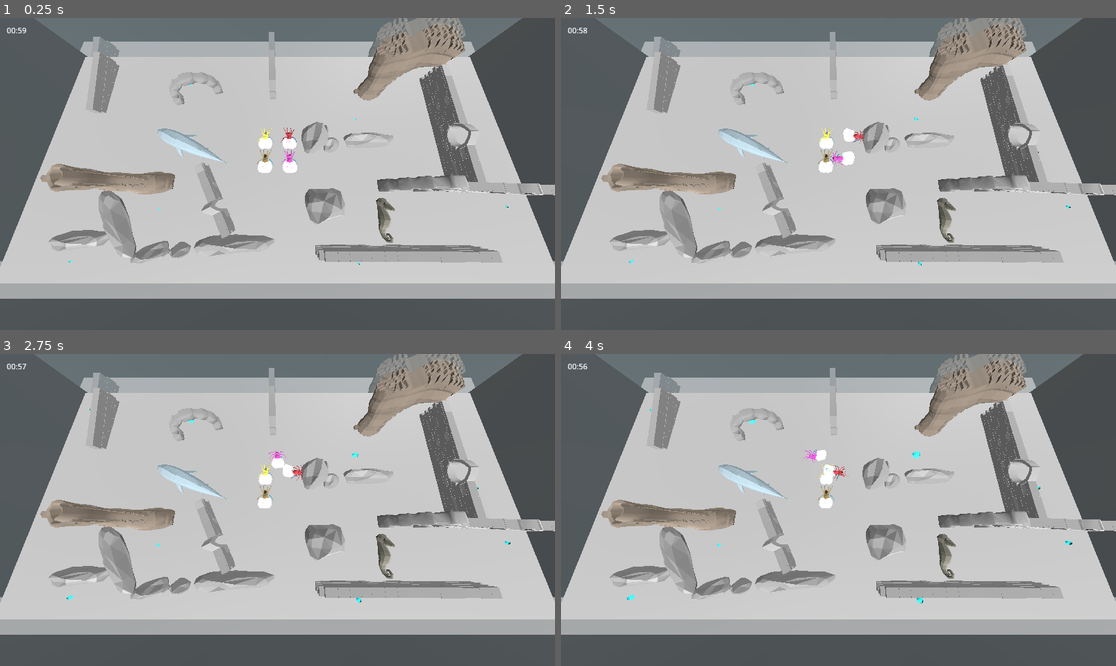
Above: before the commit, frames 1-4 (two rows, left to right).
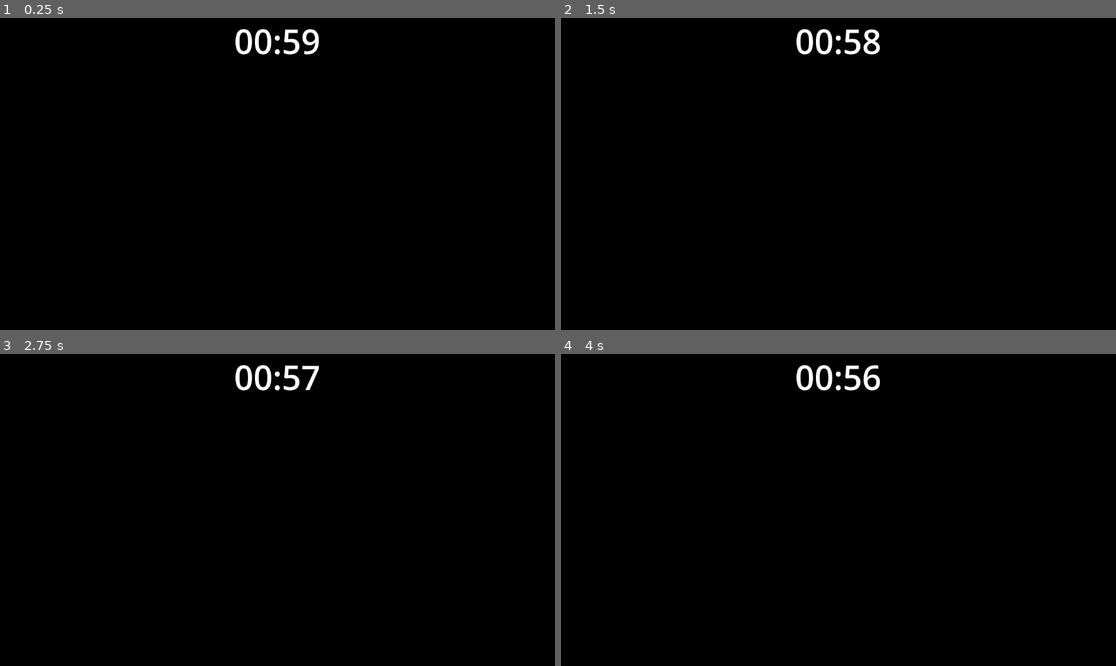
Above: after the commit, the same moments.

Repository: justfordoener/ggj_2025
Game: Godot game, scene res://scenes/level_test.tscn
The game is run twice, just before and just after one commit, with the same random seed, the same clock (stepped at 60 frames per second) and the same inputs.
Inputs (mouse positions are in pixels of both pictures, inside the frame that each line leads up to):
- Up to frame 1 (0.25 s): no input
- Up to frame 2 (1.5 s): tap Enter (ui_accept) at 0.5, 0.77 s; move the mouse to (960, 158) at 0.52 s; hold D (move_right) 0.53-1.25 s; hold F 0.53-1.25 s; click (960, 158) at 0.67 s; drag from (727, 189) to (810, 236) at 1.27 s
- Up to frame 3 (2.75 s): tap Enter (ui_accept) at 2 s; move the mouse to (333, 441) at 2.02 s; hold D (move_right) from 2.03 s (still down); hold T from 2.03 s (still down)
- Up to frame 4 (4 s): release D (move_right) at 2.75 s; release T at 2.75 s; drag from (810, 572) to (672, 463) at 2.77 s; move the mouse to (1005, 556) at 3.52 s; hold A (move_left) from 3.53 s (still down); hold F from 3.53 s (still down); tap Enter (ui_accept) at 3.77 s

The runs differ from the first frame. In frame 1, 100% of the frame differs, in the area x 0-100%, y 0-100%; in frame 2, 100%; in frame 3, 100%; in frame 4, 100%.

Commit message:
small changes

Diff:
--- a/scenes/bubble.tscn
+++ b/scenes/bubble.tscn
@@ -7,7 +7,7 @@
 [sub_resource type="StandardMaterial3D" id="StandardMaterial3D_2mab6"]
 transparency = 1
 cull_mode = 2
-albedo_color = Color(0.180392, 1, 1, 1)
+albedo_color = Color(0, 0.588235, 0.588235, 0.792157)
 
 [sub_resource type="SphereShape3D" id="SphereShape3D_o55fl"]
 
--- a/scenes/level_test.tscn
+++ b/scenes/level_test.tscn
@@ -1,12 +1,13 @@
-[gd_scene load_steps=19 format=3 uid="uid://di84clpo2d0hf"]
+[gd_scene load_steps=20 format=3 uid="uid://di84clpo2d0hf"]
 
-[ext_resource type="PackedScene" path="res://scenes/game_ui.tscn" id="1_gln4i"]
-[ext_resource type="PackedScene" path="res://scenes/spider_1.tscn" id="2_cnn5f"]
-[ext_resource type="PackedScene" path="res://scenes/spider_2.tscn" id="3_0s65w"]
-[ext_resource type="PackedScene" path="res://scenes/spider_3.tscn" id="4_m6k3c"]
-[ext_resource type="PackedScene" path="res://scenes/spider_4.tscn" id="5_aehma"]
+[ext_resource type="PackedScene" uid="uid://bt1b8o28tedqq" path="res://scenes/shader_overlay.tscn" id="1_3fdwy"]
+[ext_resource type="PackedScene" uid="uid://b7n08dp5grtyk" path="res://scenes/game_ui.tscn" id="1_gln4i"]
+[ext_resource type="PackedScene" uid="uid://yxkck8m3usps" path="res://scenes/spider_1.tscn" id="2_cnn5f"]
+[ext_resource type="PackedScene" uid="uid://co4s3n8sk0r7a" path="res://scenes/spider_2.tscn" id="3_0s65w"]
+[ext_resource type="PackedScene" uid="uid://iey3ayvuv7r" path="res://scenes/spider_3.tscn" id="4_m6k3c"]
+[ext_resource type="PackedScene" uid="uid://csrdby87501h7" path="res://scenes/spider_4.tscn" id="5_aehma"]
 [ext_resource type="PackedScene" uid="uid://iw5qqw6a0y7v" path="res://scenes/obstacles/obstacle_stone1.tscn" id="6_g6ow1"]
-[ext_resource type="PackedScene" path="res://scenes/timer.tscn" id="6_o1v6f"]
+[ext_resource type="PackedScene" uid="uid://oge4drkjke1h" path="res://scenes/timer.tscn" id="6_o1v6f"]
 [ext_resource type="PackedScene" uid="uid://sdmlr3kuybxu" path="res://scenes/obstacles/obstacle.tscn" id="7_d4kxs"]
 [ext_resource type="PackedScene" uid="uid://ot2g83xcslup" path="res://scenes/obstacles/obstacle_shoe.tscn" id="7_n5dtx"]
 [ext_resource type="PackedScene" uid="uid://ceipxs5377pau" path="res://scenes/spawner.tscn" id="8_aprab"]
@@ -21,6 +22,8 @@
 [sub_resource type="PlaneMesh" id="PlaneMesh_b2i4f"]
 
 [node name="level_test" type="Node3D"]
+
+[node name="ShaderOverlay" parent="." instance=ExtResource("1_3fdwy")]
 
 [node name="Game UI" parent="." instance=ExtResource("1_gln4i")]
 
--- a/scenes/shader_overlay.tscn
+++ b/scenes/shader_overlay.tscn
@@ -16,8 +16,8 @@
 
 [sub_resource type="ShaderMaterial" id="ShaderMaterial_3i5j3"]
 shader = ExtResource("1_n0mbw")
-shader_parameter/color = Color(0.676459, 0.828294, 0.974448, 1)
-shader_parameter/speed = Vector2(0.03, 0.07)
+shader_parameter/color = Color(0.67451, 0.827451, 0.972549, 0.392157)
+shader_parameter/speed = Vector2(0.02, 0.02)
 shader_parameter/strength = 2.0
 shader_parameter/fast_noise = SubResource("NoiseTexture2D_ba3j5")
 
@@ -37,4 +37,3 @@
 anchor_bottom = 1.0
 grow_horizontal = 2
 grow_vertical = 2
-color = Color(0.78806, 0.000500175, 0.791204, 1)
--- a/scenes/spider_4.tscn
+++ b/scenes/spider_4.tscn
@@ -76,31 +76,13 @@
 surface_material_override/0 = SubResource("StandardMaterial3D_vlt1x")
 
 [node name="Skeleton3D" parent="Ctrl_Global" index="0"]
-bones/2/rotation = Quaternion(0.0943864, 0.995536, -6.0959e-17, -5.7795e-18)
 bones/3/rotation = Quaternion(-3.33705e-28, -3.31778e-27, -0.0943864, 0.995536)
-bones/5/position = Vector3(-0.0792796, 0.0151693, -9.86076e-34)
-bones/5/rotation = Quaternion(-0.0118407, 0.99993, 7.25034e-19, 6.1228e-17)
-bones/7/rotation = Quaternion(0.8583, 0.385844, 0.0704354, -0.330885)
 bones/8/rotation = Quaternion(0.669955, 0.567102, -0.0336214, 0.477937)
-bones/10/rotation = Quaternion(-0.385844, 0.8583, -0.330885, -0.0704354)
 bones/11/rotation = Quaternion(0.669955, 0.567102, -0.0336214, 0.477937)
-bones/13/rotation = Quaternion(0.830698, 0.345099, -0.165021, -0.404494)
-bones/14/rotation = Quaternion(0.234917, 0.221403, 0.113701, 0.93961)
-bones/15/rotation = Quaternion(0.457193, 0.305386, -0.0385396, 0.834403)
-bones/17/rotation = Quaternion(0.72346, 0.510477, -0.22445, -0.40699)
-bones/18/rotation = Quaternion(0.102201, 0.545054, -0.00472275, 0.832135)
 bones/20/rotation = Quaternion(0.483067, 0.517632, 0.701545, -0.0808612)
-bones/21/rotation = Quaternion(0.00322736, 0.411974, -0.00984145, 0.911137)
-bones/23/rotation = Quaternion(-0.0900271, 0.808569, 0.580771, 0.0285585)
 bones/24/rotation = Quaternion(-0.390615, 1.22935e-07, 1.93715e-07, 0.920554)
-bones/26/rotation = Quaternion(-0.198424, 0.873667, -0.425597, 0.127281)
-bones/27/rotation = Quaternion(0.240082, 0.135522, 0.0647179, 0.959065)
 bones/28/rotation = Quaternion(0.505259, 0.182681, -0.0161041, 0.843257)
-bones/30/rotation = Quaternion(-0.452694, 0.725645, -0.482038, 0.190122)
-bones/31/rotation = Quaternion(0.104973, 0.4493, -0.00300151, 0.887187)
-bones/33/rotation = Quaternion(-0.550434, 0.475761, -0.133458, -0.672951)
 bones/34/rotation = Quaternion(0.00320572, 0.359872, -0.00856673, 0.932957)
-bones/36/rotation = Quaternion(0.807282, 0.0768234, -0.00935917, 0.58507)
 bones/37/rotation = Quaternion(-0.390612, 1.15484e-07, 3.94322e-06, 0.920555)
 
 [node name="geo_spider_low" parent="Ctrl_Global/Skeleton3D" index="0"]
--- a/scenes/timer.tscn
+++ b/scenes/timer.tscn
@@ -12,12 +12,15 @@
 script = ExtResource("1_f540b")
 
 [node name="TimerLabel" type="Label" parent="."]
-layout_mode = 0
-offset_left = 14.0
-offset_top = 14.0
-offset_right = 55.0
-offset_bottom = 37.0
+layout_mode = 1
+anchors_preset = 15
+anchor_right = 1.0
+anchor_bottom = 1.0
+grow_horizontal = 2
+grow_vertical = 2
+theme_override_font_sizes/font_size = 70
 text = "02:00"
+horizontal_alignment = 1
 
 [node name="Timer" type="Timer" parent="."]
 
Not shown: 1 places in scenes/game_ui.tscn that only renumber resources
Not shown: 2 places in scenes/overlaid_game_end.tscn that only renumber resources
Not shown: 1 places in scenes/shader_overlay.tscn that only renumber resources
Not shown: 1 places in textures/glas.tres that only renumber resources
